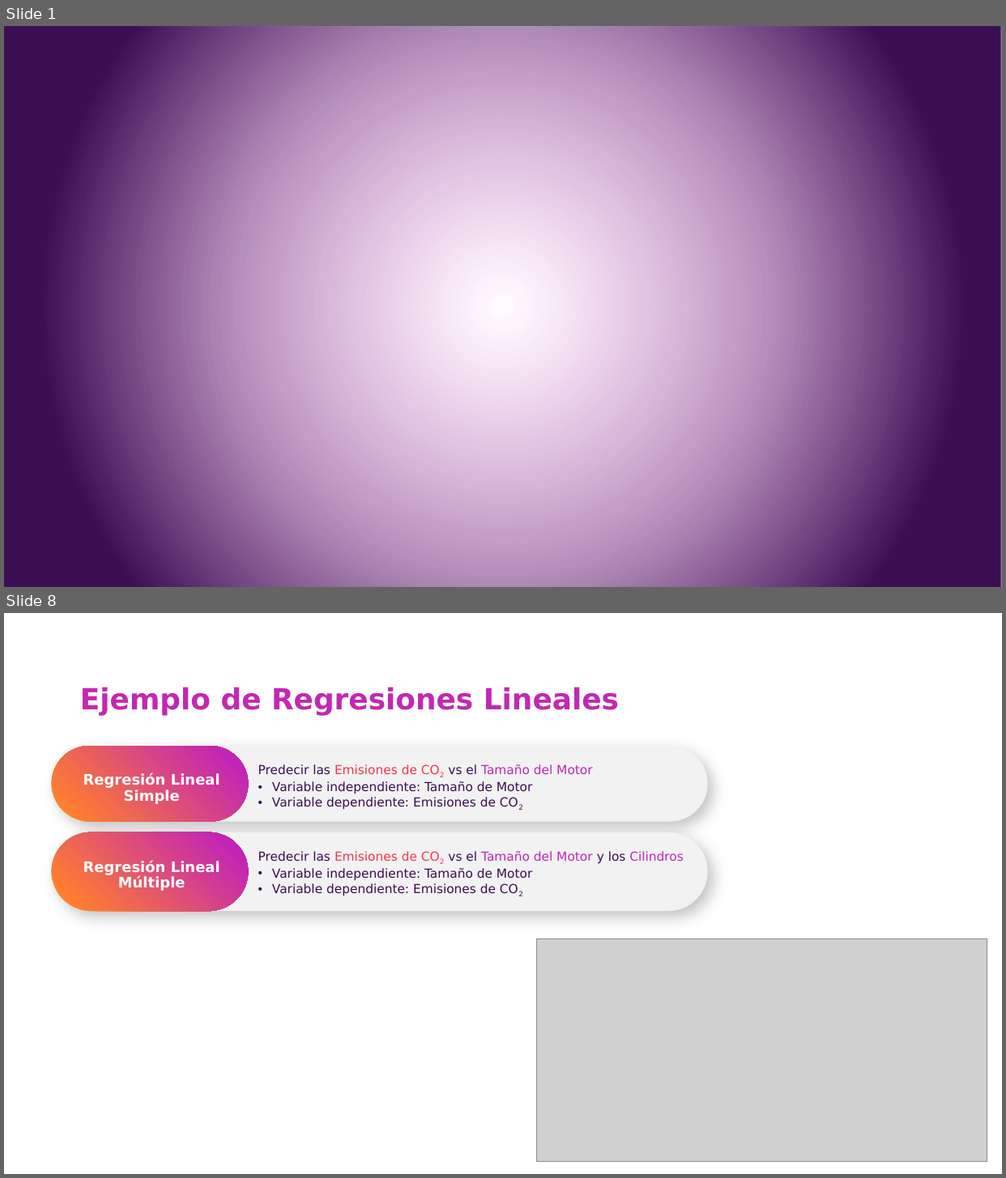
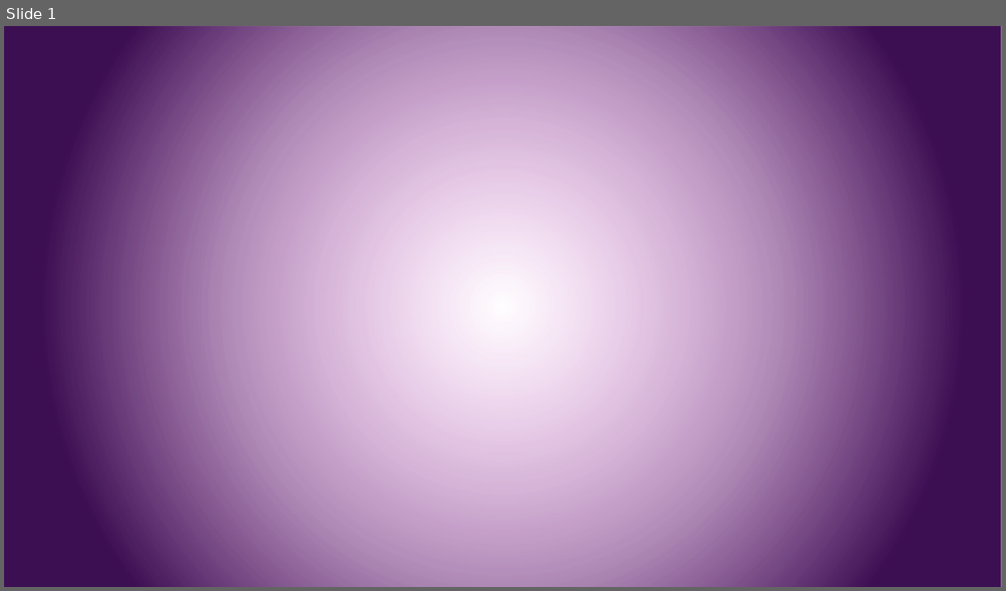
Before and after one commit to csameshiman/Axity_Curso_ML_2023, a slide deck: Diapositivas/Parte 04.Clustering/Sección 04.2.Hierarchical Clustering/Hierarchical_Clustering.pptx. Shown one above the other, each under a label of ours: slides 1 and 8 before the commit, slide 1 after it; the slides between them are not shown. The pictures are 1006x1178 and 1006x591 pixels, drawn with LibreOffice and Linux fonts; fonts in the diff are those of the drawing; grey boxes stand for pictures; background and template pictures are left out. Boxes give left, top, right and bottom in pixels: in the first picture for what was removed or moved away, otherwise in the second. Text is boxed around its words. In the diff, an @@ line names an element or a change of style, - is before the commit and + after.

```diff
--- a/Diapositivas/Parte 04.Clustering/Sección 04.2.Hierarchical Clustering/Hierarchical_Clustering.pptx
+++ b/Diapositivas/Parte 04.Clustering/Sección 04.2.Hierarchical Clustering/Hierarchical_Clustering.pptx
@@ slide 8 removed at [4, 613, 1002, 1174], background picture (left out) @@
@@ title removed at [80, 687, 619, 716] @@
-Ejemplo de Regresiones Lineales
@@ rounded rectangle removed at [52, 747, 709, 822] @@
@@ rounded rectangle removed at [52, 747, 249, 822] @@
@@ text removed at [83, 773, 220, 804] @@
-Regresión Lineal Simple
@@ text removed at [258, 764, 592, 810] @@
-Predecir las Emisiones de CO2 vs el Tamaño del Motor
-• Variable independiente: Tamaño de Motor
-• Variable dependiente: Emisiones de CO2
@@ rounded rectangle removed at [52, 833, 709, 911] @@
@@ rounded rectangle removed at [52, 833, 249, 911] @@
@@ text removed at [258, 851, 683, 897] @@
-Predecir las Emisiones de CO2 vs el Tamaño del Motor y los Cilindros
-• Variable independiente: Tamaño de Motor
-• Variable dependiente: Emisiones de CO2
@@ text removed at [83, 861, 220, 892] @@
-Regresión Lineal Múltiple
@@ picture removed at [537, 939, 987, 1162] @@
```
Also in this commit, not shown: 28 slides added, 15 other slides removed.
